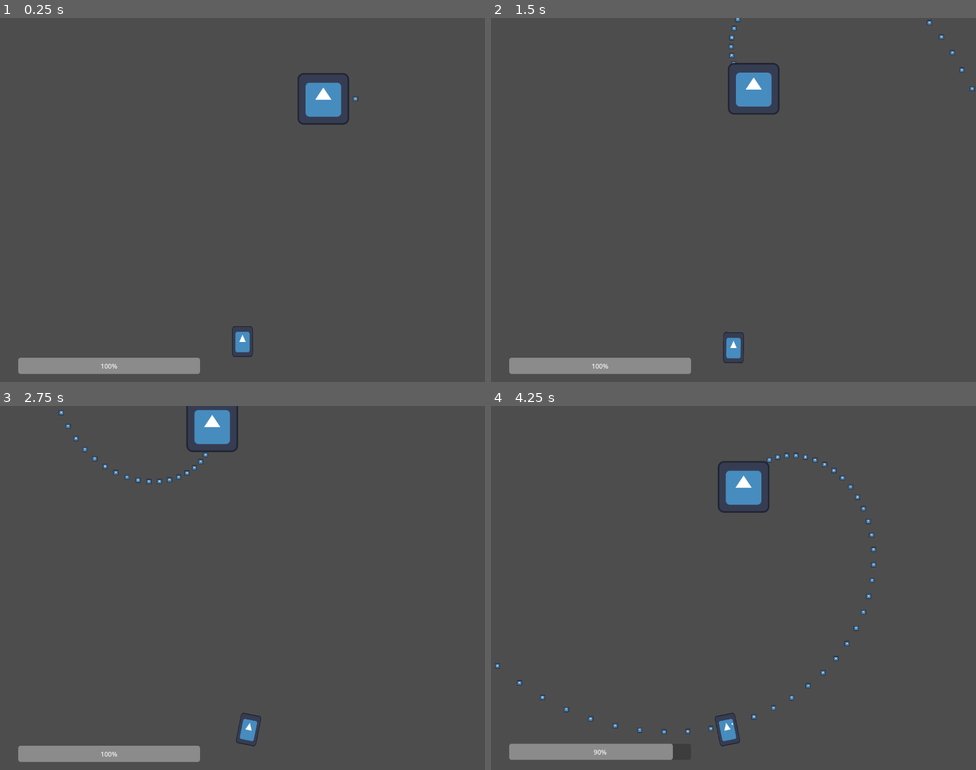
Above: before the commit, frames 1-4 (two rows, left to right).
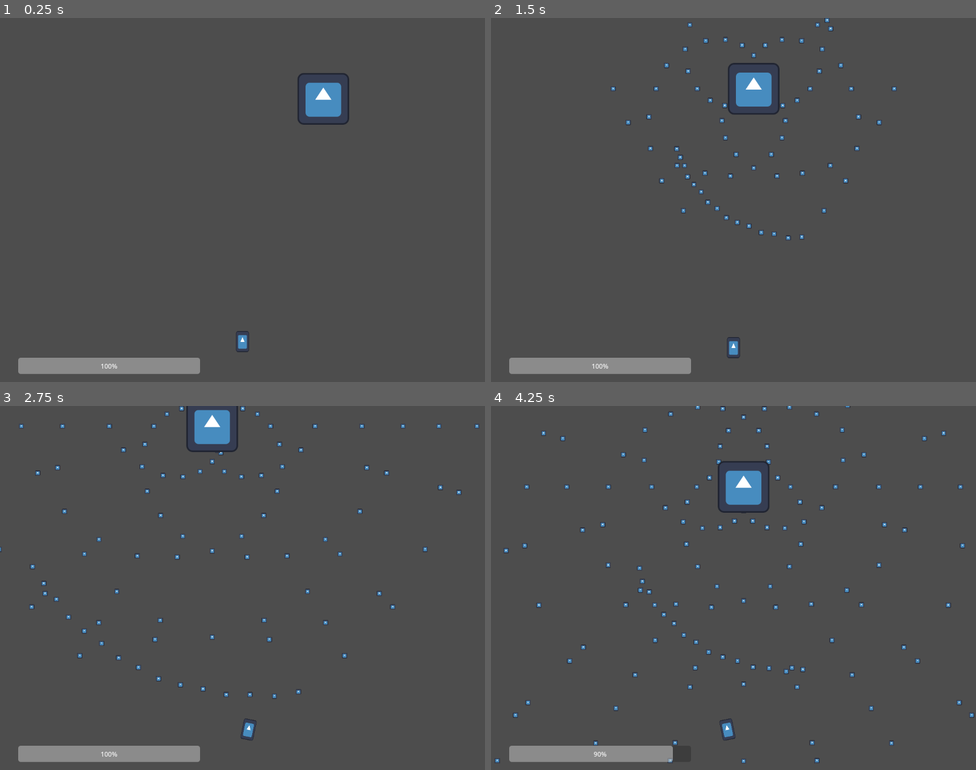
Above: after the commit, the same moments.

Repository: AustereTriceratops/BulletHellEngine
Game: Godot game, scene res://levels/level.tscn
Same seed, same stepped clock (60 frames per second), same inputs: the game is played once before the commit and once after it. The engine's default icon, where the game draws it, is replaced by a stand-in: a white triangle on a blue panel in a dark square.
Inputs:
- Up to frame 1 (0.25 s): no input
- Up to frame 2 (1.5 s): hold D (player_right) 0.53-1.28 s; hold S (player_down) from 1.28 s (still down)
- Up to frame 3 (2.75 s): release S (player_down) at 2.03 s; hold D (player_right) from 2.03 s (still down)
- Up to frame 4 (4.25 s): release D (player_right) at 2.78 s; hold W (player_up) 2.78-3.53 s; hold A (player_left) from 3.53 s (still down)

The runs differ from the first frame. In frame 1, 0.2% of the frame differs, in the area x 47-74%, y 21-94%; in frame 2, 1.0%; in frame 3, 1.2%; in frame 4, 2.2%, in the area x 0-100%, y 0-99%.

Commit message:
elaborating on bullet patterns

Diff:
--- a/bullets/bullet.gd
+++ b/bullets/bullet.gd
@@ -2,7 +2,7 @@
 
 @export var particles: PackedScene
 
-var speed = 400;
+var speed = 300;
 
 # ========================
 # ==== CUSTOM METHODS ====
--- a/enemies/enemy.gd
+++ b/enemies/enemy.gd
@@ -8,9 +8,7 @@
 var t = 0
 var amp = 50.0 # amplitude
 var anchorPosition: Vector2
-var bulletsPerPattern = 70
-var bulletInterval = 0.05
-var T = bulletsPerPattern * bulletInterval # period
+var T = 2.4
 
 # ========================
 # ==== CUSTOM METHODS ====
@@ -20,24 +18,30 @@
 	anchorPosition = startPosition
 	position = startPosition
 
-func spawn_bullets(t, delta):
+func spawn_bullets(
+	delta: float, shotInterval: float, numBullets: int, shotsPerPattern: int, k=1, offset=0, alpha=1
+):
 	# ex: t: 0.14 => frac: 0.04,
 	# ex: t: 2.09 => frac: 0.09
-	var frac = Math.modulo_float(t, bulletInterval)
-	var timeSinceLastBullet = frac + delta
+	var frac = Math.modulo_float(t, shotInterval)
+	var timeSinceLastShot = frac + delta
 
-	# n_hist: the number of bullets that have already spawned in the cycle
-	# n: the number of bullets that should be spawned in
-	var n_hist = floor(t/bulletInterval)
-	var n = floor(timeSinceLastBullet/bulletInterval)
+	var n_hist = floor(t/shotInterval) # number of shots that have already fired in the pattern
+	var n = floor(timeSinceLastShot/shotInterval) # number of shots to perform
+
+	if (n_hist > alpha * shotsPerPattern):
+		return
 
 	for i in range(n):
-		var bullet = bulletScene.instantiate()
-		bulletsNode.add_child(bullet)
+		for j in range(numBullets):
+			var bullet = bulletScene.instantiate()
+			bulletsNode.add_child(bullet)
 
-		var bulletDirection = Vector2(1.0, 0.0).rotated(-PI*2*n_hist/bulletsPerPattern)
-		var deltaPosition = bullet.speed * delta * bulletDirection
-		bullet.initialize(position + deltaPosition, bulletDirection)
+			var bulletDirection = Vector2(1.0, 0.0).rotated(
+				pow(k, j) * PI * 2 * ((n_hist/shotsPerPattern) + (float(j)/numBullets) + offset)
+			)
+			var deltaPosition = bullet.speed * (timeSinceLastShot - i*shotInterval) * bulletDirection
+			bullet.initialize(position - deltaPosition, bulletDirection)
 
 # ========================
 # ===== NODE METHODS =====
@@ -48,7 +52,8 @@
 	bulletsNode = mainNode.get_node("Enemies").get_node("EnemyBullets")
 
 func _process(delta):
-	spawn_bullets(t, delta)
+	spawn_bullets(delta, 0.1, 6, 24, -1, 0, 1)
+	spawn_bullets(delta, 0.04, 2, 72, 1, 0.2, 0.2)
 
 	t += delta;
 	if (t > T):
--- a/particles/BulletHit.gd
+++ b/particles/BulletHit.gd
@@ -1,8 +1,8 @@
 extends CPUParticles2D
 
-func initialize(sourcePos, direction):
+func initialize(sourcePos, dir):
 	position = sourcePos
-	look_at(direction)
+	look_at(dir)
 
 func _on_despawn_timer_timeout():
 	queue_free()
--- a/player/Player.tscn
+++ b/player/Player.tscn
@@ -4,14 +4,14 @@
 [ext_resource type="Script" path="res://player/player.gd" id="1_xof36"]
 
 [sub_resource type="CircleShape2D" id="CircleShape2D_kambq"]
-radius = 20.2237
+radius = 14.8661
 
 [node name="Player" type="Area2D"]
 collision_mask = 2
 script = ExtResource("1_xof36")
 
 [node name="Sprite2D" type="Sprite2D" parent="."]
-scale = Vector2(0.4, 0.6)
+scale = Vector2(0.25, 0.4)
 texture = ExtResource("1_eaysy")
 
 [node name="CollisionShape2D" type="CollisionShape2D" parent="."]
